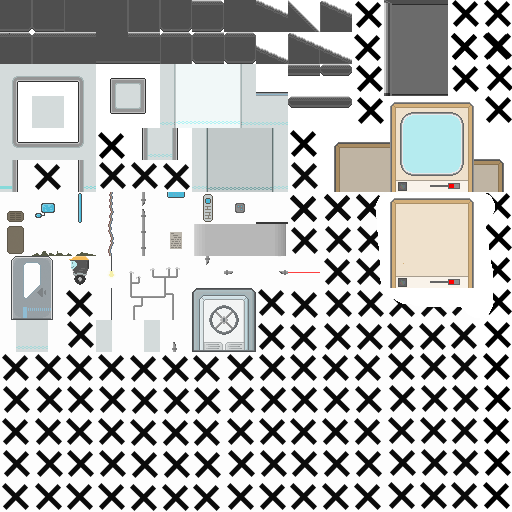
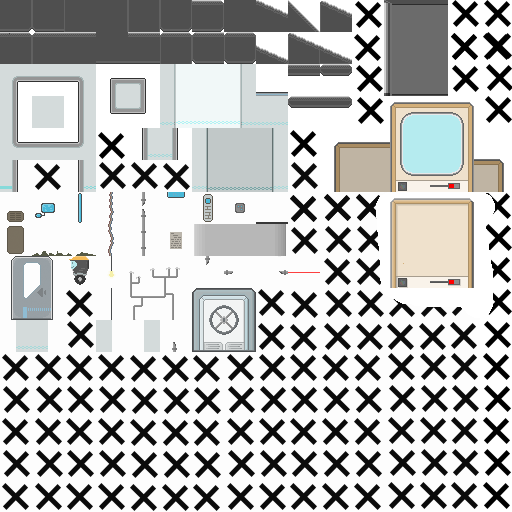
Comparing the layer stacks of the two w=512, h=512 images. Changes:
removed layer "Layer 5" over [390, 198, 474, 288]
painted on "Layer 4" over [390, 198, 474, 288]
